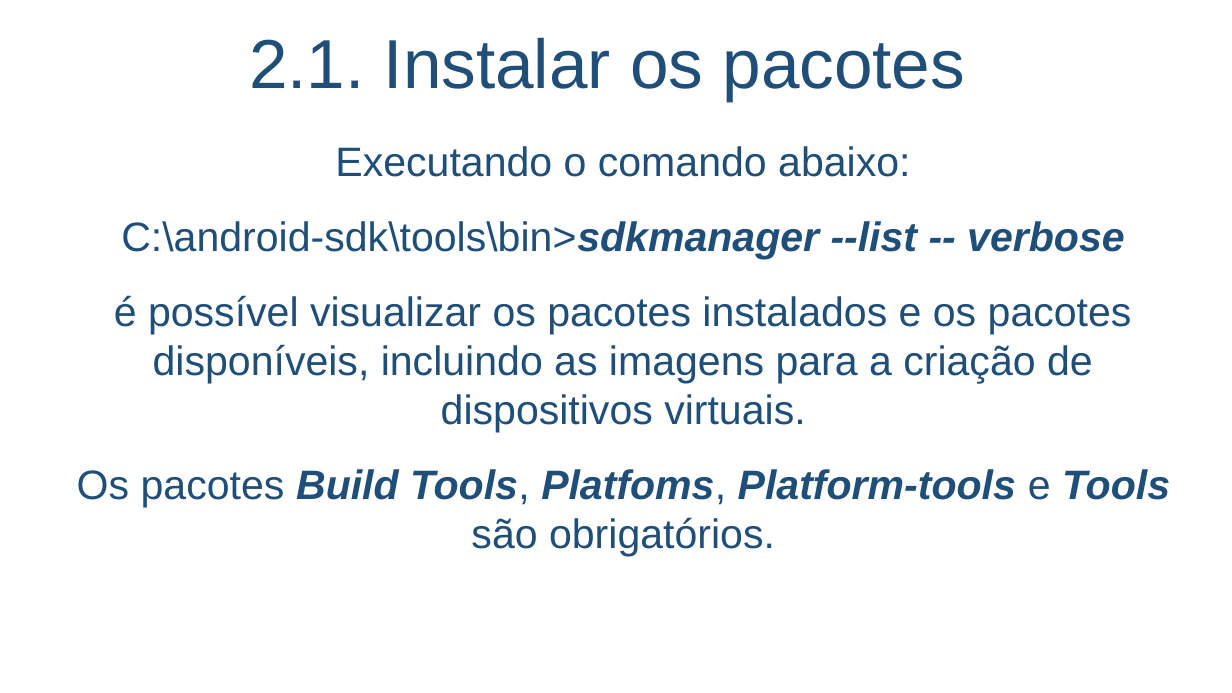
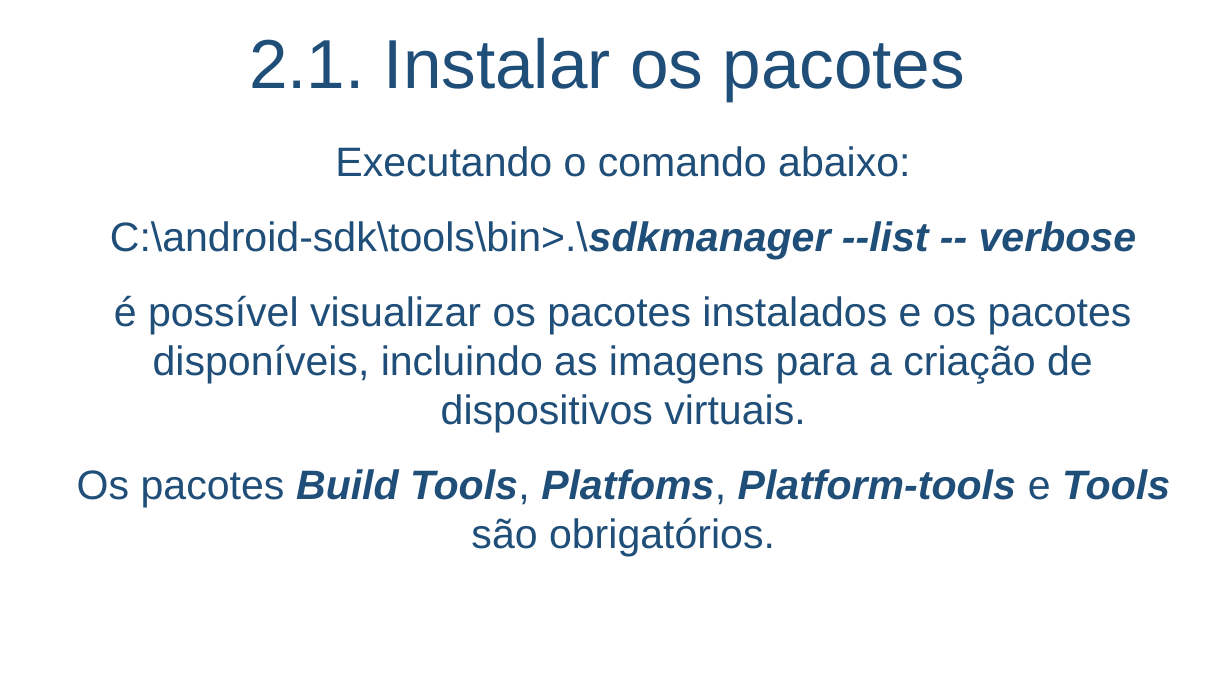
Before and after one commit to salmo-jr/public-slides, a slide deck: slide 13 of building-games-for-Android.pptx. Drawn at 1232x693 pixels with LibreOffice and Linux fonts; fonts in the diff are those of the drawing; background and template pictures are left out. Boxes give left, top, right and bottom in pixels: in the first picture for what was removed or moved away, otherwise in the second. Text is boxed around its words. In the diff, an @@ line names an element or a change of style, - is before the commit and + after.

```diff
--- a/building-games-for-Android.pptx
+++ b/building-games-for-Android.pptx
@@ text at (110,221,1136,259): text changed @@
-C:\android-sdk\tools\bin>sdkmanager --list -- verbose
+C:\android-sdk\tools\bin>.\sdkmanager --list -- verbose
```
Also in this commit, not shown: 7 other slides changed.
